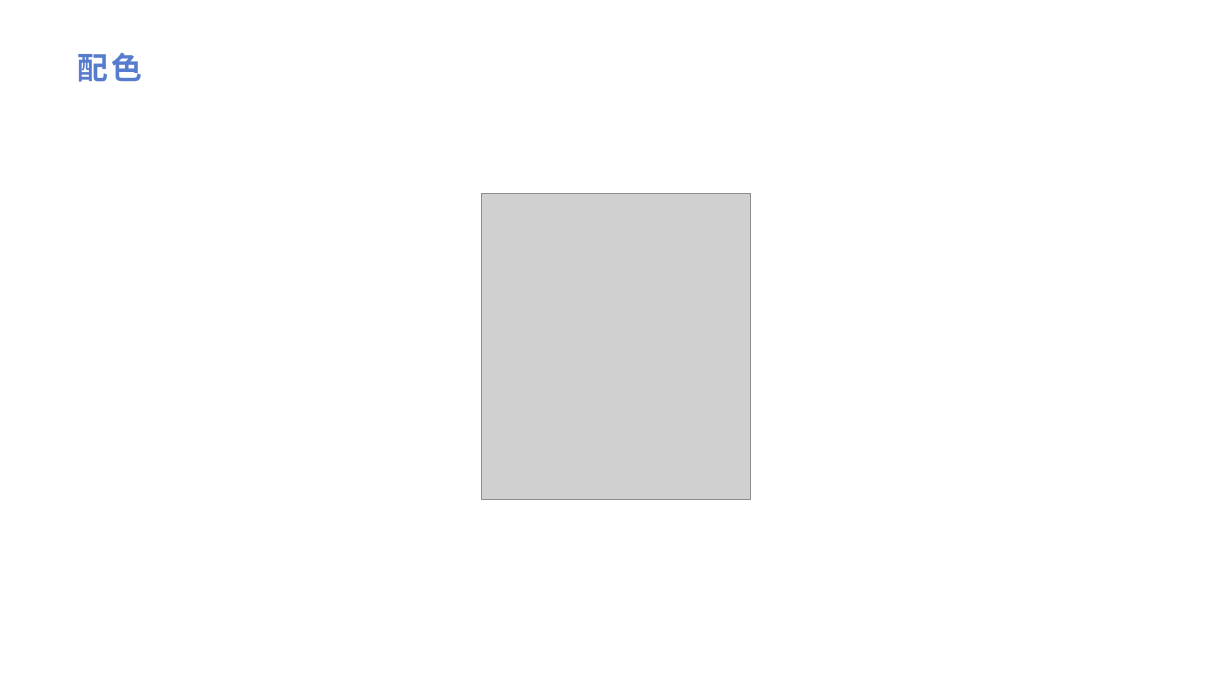
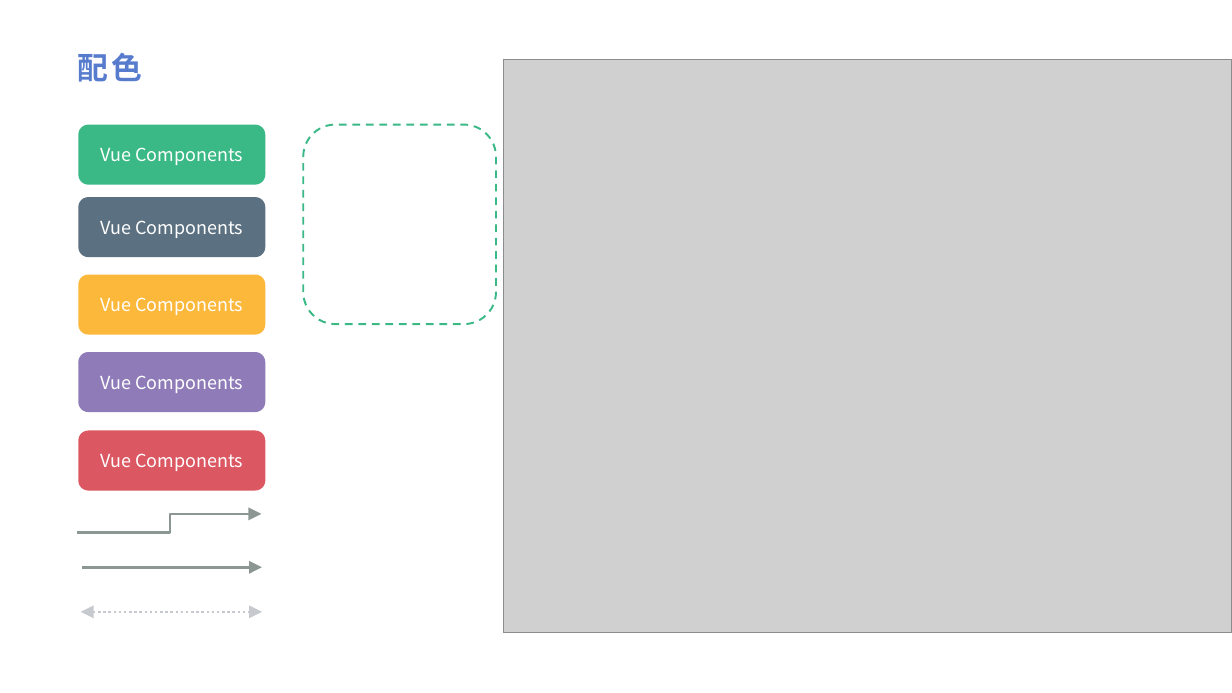
Before and after one commit to forwardNow/blog, a slide deck: slide 6 of docs/.vuepress/public/前端.pptx. Drawn at 1232x693 pixels with LibreOffice and Linux fonts; fonts in the diff are those of the drawing; grey boxes stand for pictures. Boxes give left, top, right and bottom in pixels: in the first picture for what was removed or moved away, otherwise in the second. Text is boxed around its words. In the diff, an @@ line names an element or a change of style, - is before the commit and + after.

```diff
--- a/docs/.vuepress/public/前端.pptx
+++ b/docs/.vuepress/public/前端.pptx
@@ picture added at [504, 60, 1232, 633] @@
@@ rounded rectangle added at [79, 125, 265, 185], fill #3AB986, 14 pt, text #FFFFFF @@
+Vue Components
@@ rounded rectangle added at [303, 125, 496, 324], outline #3AB986 1.5 pt dashed @@
@@ rounded rectangle added at [79, 197, 265, 257], fill #5B7080, 14 pt, text #FFFFFF @@
+Vue Components
@@ picture removed at [482, 193, 750, 500] @@
@@ rounded rectangle added at [79, 274, 265, 335], fill #FCB83B, 14 pt, text #FFFFFF @@
+Vue Components
@@ rounded rectangle added at [79, 352, 265, 412], fill #8F7BB8, 14 pt, text #FFFFFF @@
+Vue Components
@@ rounded rectangle added at [79, 431, 265, 491], fill #DB5762, 14 pt, text #FFFFFF @@
+Vue Components
@@ elbow arrow added from (79, 532) to (262, 514), #8C9793 2 pt @@
@@ arrow added from (81, 567) to (262, 567), #8C9793 2 pt @@
@@ double arrow added from (81, 612) to (262, 612), #C6C9CE 2 pt dashed @@
```
Also in this commit, not shown: 5 other slides changed, 6 other files.
